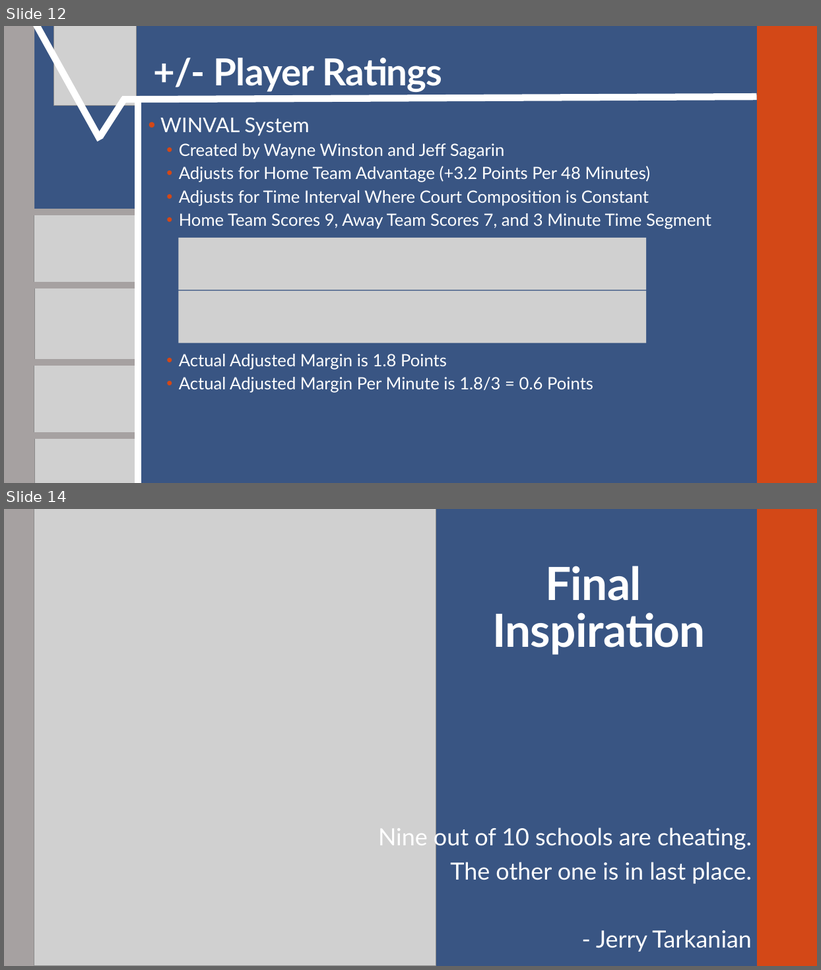
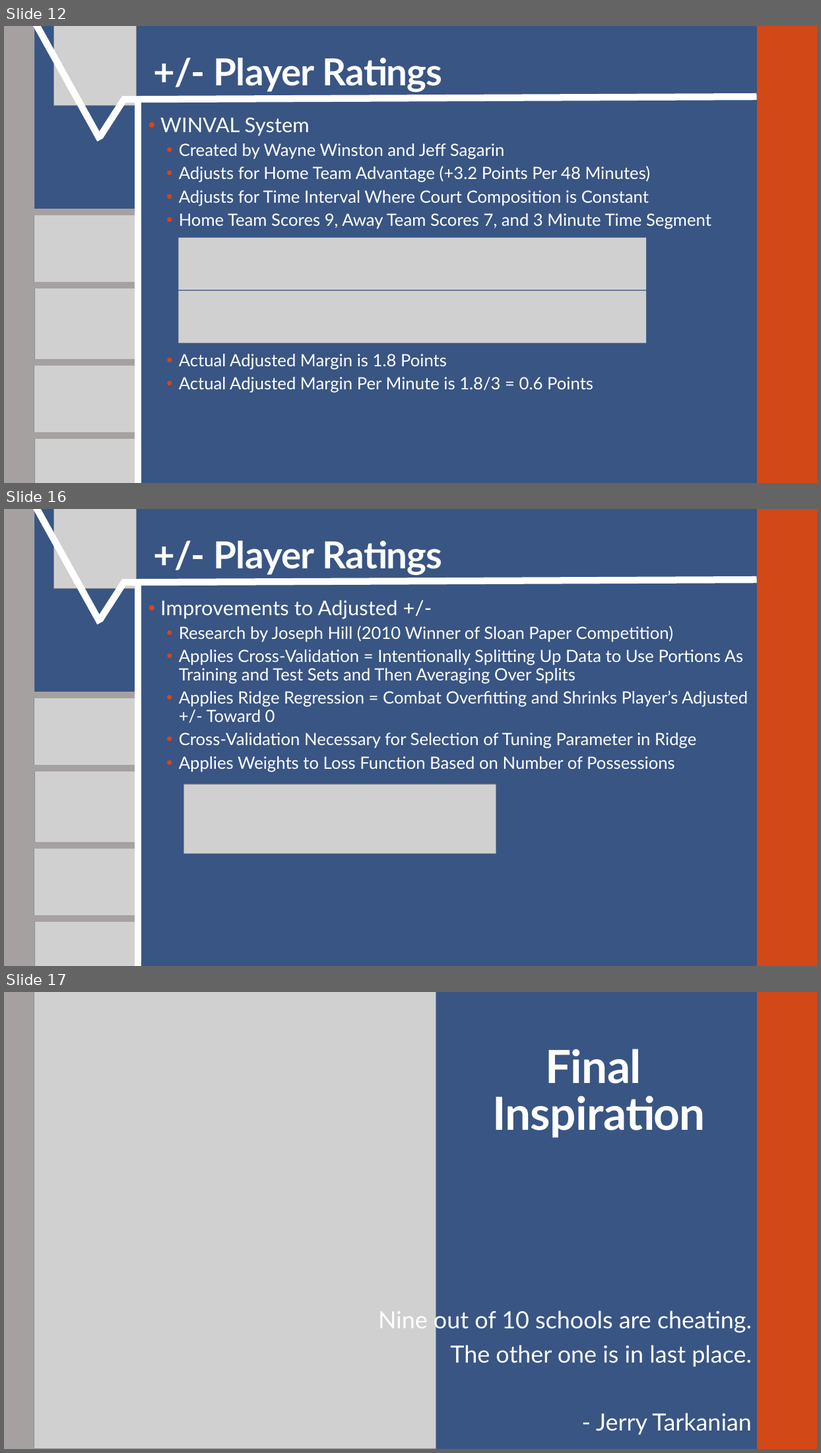
Before and after one commit to SuperMarioGiacomazzo/STOR390_WEBSITE, a slide deck: Slides/Basketball 2/Basketball_2_Lecture.pptx. Shown one above the other, each under a label of ours: slides 12 and 14 before the commit, slides 12, 16 and 17 after it; the slides between them are not shown. The pictures are 821x970 and 821x1453 pixels, drawn with LibreOffice and Linux fonts; fonts in the diff are those of the drawing; grey boxes stand for pictures. Boxes give left, top, right and bottom in pixels: in the first picture for what was removed or moved away, otherwise in the second. Text is boxed around its words. In the diff, an @@ line names an element or a change of style, - is before the commit and + after.

```diff
--- a/Slides/Basketball 2/Basketball_2_Lecture.pptx
+++ b/Slides/Basketball 2/Basketball_2_Lecture.pptx
@@ slide 16 added at <box>4,509,817,966</box>, background #395583; not listed: 2 template elements that a slide beside it also shows @@
@@ line added from (33, 509) to (100, 623), #FFFFFF 8 pt @@
@@ picture added at <box>54,509,136,588</box> @@
@@ title added at <box>213,541,442,575</box>, 44 pt, text #FFFFFF, bold @@
++/- Player Ratings
@@ line added from (100, 619) to (125, 582), #FFFFFF 8 pt @@
@@ line added from (122, 582) to (757, 580), #FFFFFF 8 pt @@
@@ line added from (138, 966) to (138, 582), #FFFFFF 8 pt @@
@@ text added at <box>160,600,748,772</box>, 20 pt, text #FFFFFF @@
+• Improvements to Adjusted +/-
+  • Research by Joseph Hill (2010 Winner of Sloan Paper Competition)
+  • Applies Cross-Validation = Intentionally Splitting Up Data to Use Portions As Training and Test Sets and Then Averaging Over Splits
+  • Applies Ridge Regression = Combat Overfitting and Shrinks Player’s Adjusted +/- Toward 0
+  • Cross-Validation Necessary for Selection of Tuning Parameter in Ridge
+  • Applies Weights to Loss Function Based on Number of Possessions
@@ line added from (29, 695) to (135, 695), #A6A1A1 8 pt @@
@@ picture added at <box>34,697,141,771</box> @@
@@ line added from (28, 768) to (135, 768), #A6A1A1 8 pt @@
@@ picture added at <box>34,771,141,846</box> @@
@@ picture added at <box>184,784,496,854</box> @@
@@ line added from (29, 846) to (135, 846), #A6A6A6 8 pt @@
@@ line added from (29, 846) to (135, 846), #A6A1A1 8 pt @@
@@ picture added at <box>34,848,141,922</box> @@
@@ line added from (28, 919) to (135, 919), #A6A1A1 8 pt @@
@@ picture added at <box>34,922,141,966</box> @@
@@ what was slide 14 is now slide 17 @@
```
Also in this commit, not shown: 1 slide changed, 2 other slides added, 4 other files.
